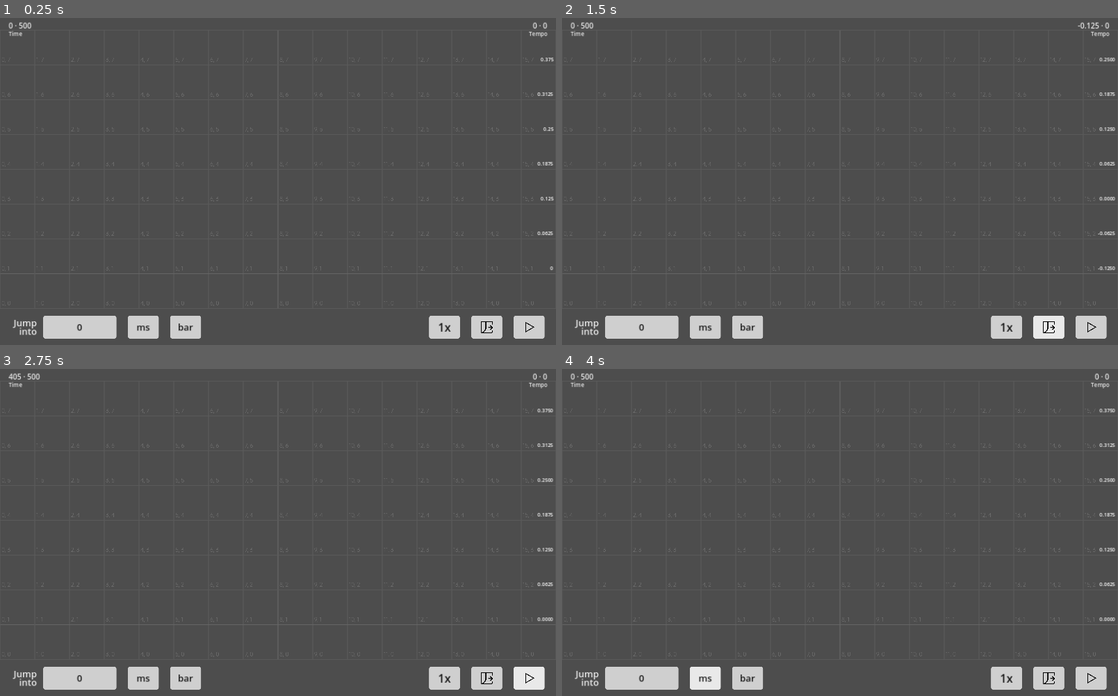
Above: before the commit, frames 1-4 (two rows, left to right).
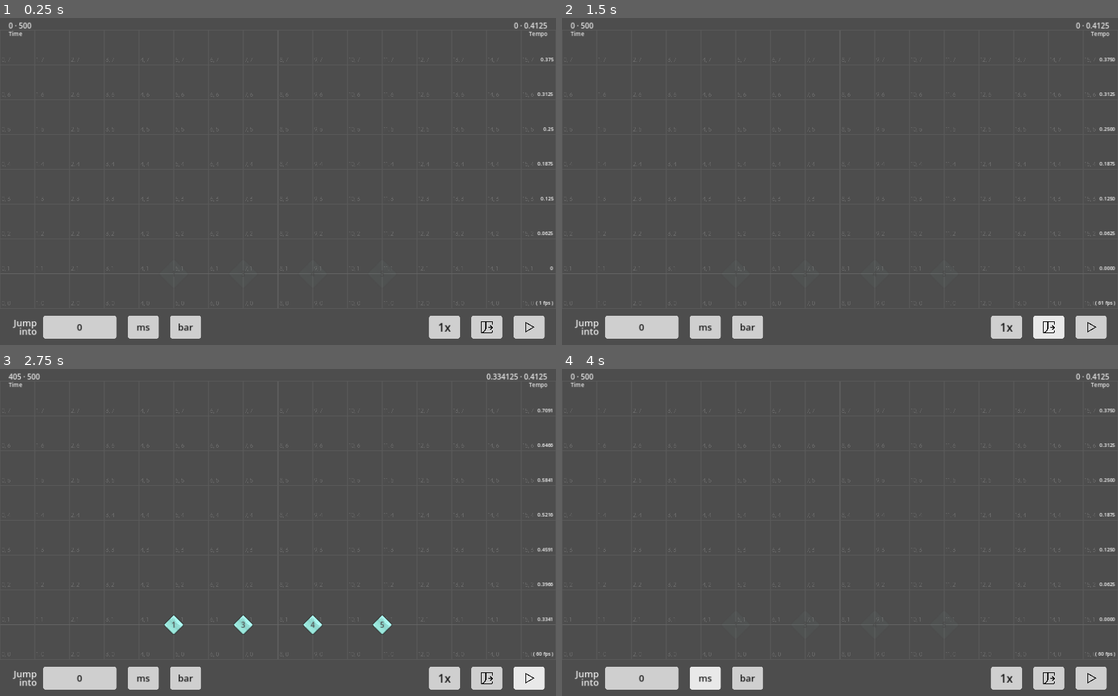
Above: after the commit, the same moments.

Repository: 1dealGas/Arf
Game: Godot game, scene res://〈Arf〉.tscn
The game is run twice, just before and just after one commit, with the same random seed, the same clock (stepped at 60 frames per second) and the same inputs. Sound files missing from this copy of the repository are replaced by a short silence.
Inputs (mouse positions are in pixels of both pictures, inside the frame that each line leads up to):
- Up to frame 1 (0.25 s): no input
- Up to frame 2 (1.5 s): click "bar" at 0.5 s; click (1051, 328) at 1.25 s
- Up to frame 3 (2.75 s): click (528, 679) at 2 s
- Up to frame 4 (4 s): click (1090, 679) at 2.75 s; click "ms" at 3.5 s

The runs differ from the first frame. In frame 1, less than 0.1% of the frame differs, in the area x 92-100%, y 1-89%; in frame 2, 0.2%; in frame 3, 0.7%, in the area x 29-100%, y 1-89%; in frame 4, less than 0.1%.

Commit message:
Version 0.1
-- Cancel Assertions of Wish.size() and Hint.size()
-- Add several new methods and new funcs
-- Arf shows current FPS now

Diff:
--- a/pragma/arf.gd
+++ b/pragma/arf.gd
@@ -28,7 +28,6 @@
 const notnegative := "%s must be a non-negative value."
 
 static var _prim_complete:bool = false
-static var LayerResults:Array[LayerResult]
 static var current_zindex:int = 1
 
 class SingleHint:
@@ -102,6 +101,7 @@
 const pn := "No Node Included"
 class WishGroup:
 
+	var _childhints:Array[SingleHint] = []
 	var wid:String
 	var nextdup:int = 1
 
@@ -119,35 +119,55 @@
 	func h(Nbartime:float) -> WishGroup:
 		var nodenum := nodes.size()
 		assert(nodenum>1, req)
-		assert(Nbartime>nodes[0].bartime and Nbartime<=nodes[-1].bartime, wish_not_exist%Nbartime)
-		for i in range(0,nodenum-1):
-			if Nbartime>nodes[i].bartime and Nbartime<=nodes[i+1].bartime:
-				var x0 := nodes[i].x
-				var y0 := nodes[i].y
-				var dx := nodes[i+1].x - x0
-				var dy := nodes[i+1].y - y0
-				@warning_ignore("integer_division")
-				var ex := nodes[i].easetype/10
-				var ey := nodes[i].easetype%10
-				var interpolate_ratio := (Nbartime-nodes[i].bartime)/(nodes[i+1].bartime-nodes[i].bartime)
-				var nh:=SingleHint.new()
-				if ex==0 and ey==0:
-					nh.x = x0 + dx*interpolate_ratio
-					nh.y = y0 + dy*interpolate_ratio
-				else:
-					nh.x = x0 + dx*Arf.EASE(interpolate_ratio,ex)
-					nh.y = y0 + dy*Arf.EASE(interpolate_ratio,ey)
-				nh.bartime = Nbartime
-				nh.zindex = int(self.zindex)
-				Arf.Hint.append(nh)
-				break
-		return self
+		assert(Nbartime>=nodes[0].bartime and Nbartime<=nodes[-1].bartime, wish_not_exist%Nbartime)
+		if Nbartime == nodes[0].bartime:
+			var nh := SingleHint.new()
+			nh.x = nodes[0].x
+			nh.y = nodes[0].y
+			nh.bartime = nodes[0].bartime
+			nh.zindex = int(self.zindex)
+			self._childhints.append(nh)
+			Arf.Hint.append(nh)
+			return self
+		elif Nbartime == nodes[-1].bartime:
+			var nh := SingleHint.new()
+			nh.x = nodes[-1].x
+			nh.y = nodes[-1].y
+			nh.bartime = nodes[-1].bartime
+			nh.zindex = int(self.zindex)
+			self._childhints.append(nh)
+			Arf.Hint.append(nh)
+			return self
+		else:
+			for i in range(0,nodenum-1):
+				if Nbartime>nodes[i].bartime and Nbartime<=nodes[i+1].bartime:
+					var x0 := nodes[i].x
+					var y0 := nodes[i].y
+					var dx := nodes[i+1].x - x0
+					var dy := nodes[i+1].y - y0
+					@warning_ignore("integer_division")
+					var ex := nodes[i].easetype/10
+					var ey := nodes[i].easetype%10
+					var interpolate_ratio := (Nbartime-nodes[i].bartime)/(nodes[i+1].bartime-nodes[i].bartime)
+					var nh:=SingleHint.new()
+					if ex==0 and ey==0:
+						nh.x = x0 + dx*interpolate_ratio
+						nh.y = y0 + dy*interpolate_ratio
+					else:
+						nh.x = x0 + dx*Arf.EASE(interpolate_ratio,ex)
+						nh.y = y0 + dy*Arf.EASE(interpolate_ratio,ey)
+					nh.bartime = Nbartime
+					nh.zindex = int(self.zindex)
+					self._childhints.append(nh)
+					Arf.Hint.append(nh)
+					break
+			return self
 	func try_interpolate(Nbartime:float) -> WishGroup:
 		var nodenum := nodes.size()
 		if nodenum<2: return self
 		elif Nbartime<=nodes[0].bartime or Nbartime>nodes[-1].bartime: return self
 		else:
-			for i in range(0,nodenum-1):
+			for i in range(0,nodenum-2):
 				if Nbartime>=nodes[i].bartime and Nbartime<nodes[i+1].bartime:
 					assert(nodes[i].easetype==0, ipnyi%[Nbartime,self.wid])
 					var _x := nodes[i].x
@@ -167,6 +187,10 @@
 				node.x += dx
 				node.y += dy
 				node.bartime += dbt
+			for hint in _childhints:
+				hint.x += dx
+				hint.y += dy
+				hint.bartime += dbt
 			if trim and nodes[0].bartime<0:
 				self.try_interpolate(0)
 				var _nodes:Array[WishNode] = []
@@ -182,6 +206,30 @@
 			self.p()
 			for i in range(1,number_of_times+1):
 				Arf.Wish.append(self._duplicate(_dz).move(i*dx,i*dy,i*dbt,trim))
+		return self
+	func mirror_lr() -> WishGroup:
+		var nodenum := nodes.size()
+		if nodenum==0: return self
+		else:
+			for node in nodes:
+				node.x = 16 - node.x
+		var chnum := _childhints.size()
+		if chnum==0: return self
+		else:
+			for hint in _childhints:
+				hint.x = 16 - hint.x
+		return self
+	func mirror_ud() -> WishGroup:
+		var nodenum := nodes.size()
+		if nodenum==0: return self
+		else:
+			for node in nodes:
+				node.y = 8 - node.y
+		var chnum := _childhints.size()
+		if chnum==0: return self
+		else:
+			for hint in _childhints:
+				hint.y = 8 - hint.y
 		return self
 	func r(at:float,radius:float=6,degree:float=90) -> WishGroup:
 		var nodenum := nodes.size()
@@ -262,16 +310,33 @@
 		elif is_equal_approx(degree,270):
 			_y0 -= radius
 		else:
-			degree = degree/180 * PI
+			degree = deg_to_rad(degree)
 			_x0 += radius*cos( degree )
 			_y0 += radius*sin( degree )
 		return Arf._w(_x0,_y0,_at0,_t0,0.05).n(_x1,_y1,at).h(at)
+	func pivot(init_x:float,init_y:float,init_bt:float,at:float) -> WishGroup:
+		assert(init_bt>=0 and at>=0, notnegative%"Bartime" )
+		assert(init_bt<at, "Initial Bartime must be smaller than the collision Bartime \"at\".")
+		var nodenum:int = nodes.size()
+		assert(nodenum>1, "Wish(WID:%s) must be interpolatable to Create a Pivot Wish." % self.wid )
+		for i in range(0,nodenum-2):
+			if at>=nodes[i].bartime and at<nodes[i+1].bartime:
+				var _x := nodes[i].x
+				var _y := nodes[i].y
+				var dx := nodes[i+1].x - _x
+				var dy := nodes[i+1].y - _y
+				var interpolate_ratio := (at-nodes[i].bartime)/(nodes[i+1].bartime-nodes[i].bartime)
+				_x += dx*interpolate_ratio
+				_y += dy*interpolate_ratio
+				return Arf._w(init_x,init_y,init_bt).n(_x,_y,at).h(at)
+		return self
+
 
 
 	func _duplicate(dz:float=0) -> WishGroup:
 		var ng := Arf.WishGroup.new()
 		ng.wid = self.wid + "d" + str(self.nextdup)
-		ng.zindex = self.zindex + clampf(dz,0,0.999999)
+		ng.zindex = int(self.zindex) + clampf(dz,0,0.999999)
 		var nodenum := self.nodes.size()
 		if nodenum>0:
 			for node in self.nodes:
@@ -281,6 +346,16 @@
 				newnode.bartime = node.bartime
 				newnode.easetype = node.easetype
 				ng.nodes.append(newnode)
+		var chnum := self._childhints.size()
+		if chnum>0:
+			for hint in self._childhints:
+				var newhint := SingleHint.new()
+				newhint.x = hint.x
+				newhint.y = hint.y
+				newhint.bartime = hint.bartime
+				newhint.zindex = hint.zindex
+				ng._childhints.append(newhint)
+				Arf.Hint.append(newhint)
 		self.nextdup += 1
 		return ng
 	func _to_arr() -> Array:
@@ -303,15 +378,6 @@
 			presult += pn
 			print(presult)
 
-
-static var nextlrid:int = 1
-class LayerResult:
-	var id:int
-	var wish:Array[WishGroup]
-	var hint:Array[SingleHint]
-	func _init():
-		self.id = Arf.nextlrid
-		Arf.nextlrid += 1
 
 
 
@@ -337,9 +403,7 @@
 			YDelta = false
 		}
 	_prim_complete = false
-	LayerResults.resize(0)
 	current_zindex = 1
-	nextlrid = 1
 
 func Madeby(author:String) -> void:
 	assert(author.begins_with("·") or author.begins_with("|"), "Please Append the Tier Tag before the Author. Right:\"··|··  Arf User\"")
@@ -439,38 +503,28 @@
 		return null
 
 
-func layer(z:float,strict:bool=false) -> LayerResult:
-	assert(z>0 and z<17, str_zrange)
-	var lyr := LayerResult.new()
-	if strict:
-		var dz:float = 0
-		for wishgroup in Arf.Wish:
-			dz = wishgroup.zindex - z
-			if dz>=-0.000001 and dz<=0.000001: lyr.wish.append(wishgroup)
-	else:
-		z = int(z)
-		for wishgroup in Arf.Wish:
-			if wishgroup.zindex>=z and wishgroup.zindex<z+1: lyr.wish.append(wishgroup)
-		for _hint in Arf.Hint:
-			if _hint.zindex==z: lyr.hint.append(_hint)
-	LayerResults.append(lyr)
-	return lyr
-
-func layerid(id:int) -> LayerResult:
-	assert(_prim_complete, prim_not_fixed)
-	assert(id>0 and id<=LayerResults.size())
-	return LayerResults[id-1]
 
 # Fumen Stuff (Pattern Part)
 # Commonly, use w(),n(),h() only.
 const DUAL_SCALE := 1.51
 const DUAL_TYPE := 33
-func dual(x:float,y:float,bartime:float,radius:float=3,degree:float=90,delta_degree:float=180) -> void:
+func dual(x:float,y:float,bartime:float,radius:float=3,degree:float=90,delta_degree:float=180) -> Array[WishGroup]:
 	var _t0:float = bartime-radius*DUAL_SCALE
 	if _t0<0:
 		_t0 = 0
 		radius = bartime/DUAL_SCALE
 	degree = degree/180.0*PI
 	delta_degree = degree + delta_degree/180.0*PI
-	Arf._w(x+radius*cos(degree),y+radius*sin(degree),bartime-(radius*DUAL_SCALE)*0.0625,DUAL_TYPE).n(x,y,bartime).h(bartime)
-	Arf._w(x+radius*cos(delta_degree),y+radius*sin(delta_degree),bartime-(radius*DUAL_SCALE)*0.0625,DUAL_TYPE,0.05).n(x,y,bartime)
+	var a:= Arf._w(x+radius*cos(degree),y+radius*sin(degree),bartime-(radius*DUAL_SCALE)*0.0625,DUAL_TYPE).n(x,y,bartime).h(bartime)
+	var b:= Arf._w(x+radius*cos(delta_degree),y+radius*sin(delta_degree),bartime-(radius*DUAL_SCALE)*0.0625,DUAL_TYPE,0.05).n(x,y,bartime)
+	return [a,b]
+func dual_without_hint(x:float,y:float,bartime:float,radius:float=3,degree:float=90,delta_degree:float=180) -> Array[WishGroup]:
+	var _t0:float = bartime-radius*DUAL_SCALE
+	if _t0<0:
+		_t0 = 0
+		radius = bartime/DUAL_SCALE
+	degree = degree/180.0*PI
+	delta_degree = degree + delta_degree/180.0*PI
+	var a:= Arf._w(x+radius*cos(degree),y+radius*sin(degree),bartime-(radius*DUAL_SCALE)*0.0625,DUAL_TYPE).n(x,y,bartime)
+	var b:= Arf._w(x+radius*cos(delta_degree),y+radius*sin(delta_degree),bartime-(radius*DUAL_SCALE)*0.0625,DUAL_TYPE,0.05).n(x,y,bartime)
+	return [a,b]
--- a/pragma/arfc.gd
+++ b/pragma/arfc.gd
@@ -214,11 +214,16 @@
 # mstime -> DTime: Manual.
 static var compiled := false
 static func compile() -> void: #ArfResult doesn't contain custom objects.
-	assert(Arf.Wish.size()>0, "Please Add at least 1 Wish in \"fumen.gd\".")
-	assert(Arf.Hint.size()>0, "Please Add at least 1 Hint in \"fumen.gd\".")
 
 	clear_Arfc()
 	make_b2mList()
+
+	if Arf.Wish.size()==0:
+		print("\nPlease Add at least 1 Wish in \"fumen.gd\".")
+		return
+	if Arf.Hint.size()==0:
+		print("Please Add at least 1 Hint in \"fumen.gd\".")
+		return
 
 	# Compile Hints
 	# 1.sort
@@ -228,8 +233,9 @@
 	var _i:int = 0
 	_h.resize(Arf.Hint.size())
 	for singlehint in Arf.Hint:
-		_h[_i] = singlehint._to_arr()
-		_i += 1
+		if singlehint.bartime >= 0:
+			_h[_i] = singlehint._to_arr()
+			_i += 1
 	# 3.update ArfResult.Info.Hints
 	ArfResult.Hint = _h
 	ArfResult.Info.Hints = _i
@@ -414,7 +420,12 @@
 	assert(arr.size()==4)
 	return "v(%s,%s,%s,%s)" % [Arf.num(arr[0]),Arf.num(arr[1]),Arf.num(arr[2]),Arf.num(arr[3])]
 static func export() -> void:
+
 	if not compiled: Arfc.compile()
+	if not compiled:
+		print("Failed to Export this Fumen.")
+		return
+
 	var exported:Dictionary = ArfResult.duplicate(true)
 	# Remove wid Signal
 	# use Arf.num(),size3(),size4() to convert all Numbers into String
--- a/pragma/arview.gd
+++ b/pragma/arview.gd
@@ -238,7 +238,10 @@
 	return []
 
 static func refresh(arfroot:Node):
+
 	ArView.clear_ArView()
+	if not Arfc.compiled: return ArView
+
 	var fm := Arfc.ArfResult.duplicate(true)
 	var traits:Dictionary = fm.Info.Traits
 	if "Camera" in traits:
@@ -323,6 +326,7 @@
 static var current_interpolated := Vector4()
 static var current_wid := ""
 static func update(progress:int) -> void:
+	if not Arfc.compiled: return
 	if progress < Init or progress > End:
 		for go in Wgo: go.visible = false
 		for go in Hgo: go.visible = false
--- a/pragma/control.gd
+++ b/pragma/control.gd
@@ -8,6 +8,7 @@
 const sd50 := "scrolldown_50ms"
 const su500 := "scrollup_500ms"
 const sd500 := "scrolldown_500ms"
+const _fps := "( %d fps )"
 
 # Variables
 var _05x:bool = false
@@ -74,6 +75,7 @@
 # Updater
 var last_progress:float = -1
 func _process(_delta:float) -> void:
+	$FPS.text = _fps % Performance.get_monitor(Performance.TIME_FPS)
 	if stream!=null and not stream_paused:
 		@warning_ignore("narrowing_conversion")
 		current_progress = (get_playback_position() + AudioServer.get_time_since_last_mix() - AudioServer.get_output_latency()) * 1000
--- a/〈Arf〉.tscn
+++ b/〈Arf〉.tscn
@@ -334,6 +334,15 @@
 horizontal_alignment = 2
 vertical_alignment = 1
 
+[node name="FPS" type="Label" parent="."]
+offset_left = 1711.0
+offset_top = 927.0
+offset_right = 1791.0
+offset_bottom = 957.0
+text = "( 0 FPS )"
+horizontal_alignment = 2
+vertical_alignment = 1
+
 [connection signal="button_up" from="TimeButton" to="." method="_on_time_button_button_up"]
 [connection signal="button_up" from="TempoButton" to="." method="_on_tempo_button_button_up"]
 [connection signal="button_up" from="SpdButton" to="." method="_on_spd_button_button_up"]
--- a/〈Fumen〉.gd
+++ b/〈Fumen〉.gd
@@ -3,13 +3,13 @@
 
 	Madeby("|·|·|  Inherited from Project Solace")
 
-	Offset(1210)
+	Offset(0)
 	BPM([
 		0,198
 	])
 
 	forz(1)
-	w(2,1,0).n(6,1,4.25).n(2,7,0.25).n(6,8,1.25).h(3).wid = "A1"
-	w(2,1,0).n(6,1,4.25).n(1,7,0.25).n(6,3,1.25).h(3.1)
-	w(2,1,0).n(6,5,4.25).n(2,7,0.25).n(6,8,1.25).h(3.2)
-	w(2,1,0).n(6,2,4.25).n(1,7,0.25).n(6,8,1.25).h(3.3)
+	w(5,1,0).n(5,1,1).n(5,1,16).r(1)
+	w(7,1,0).n(7,1,1).n(7,1,16)
+	w(9,1,0).n(9,1,1).n(9,1,16)
+	w(11,1,0).n(11,1,1).n(11,1,16)
